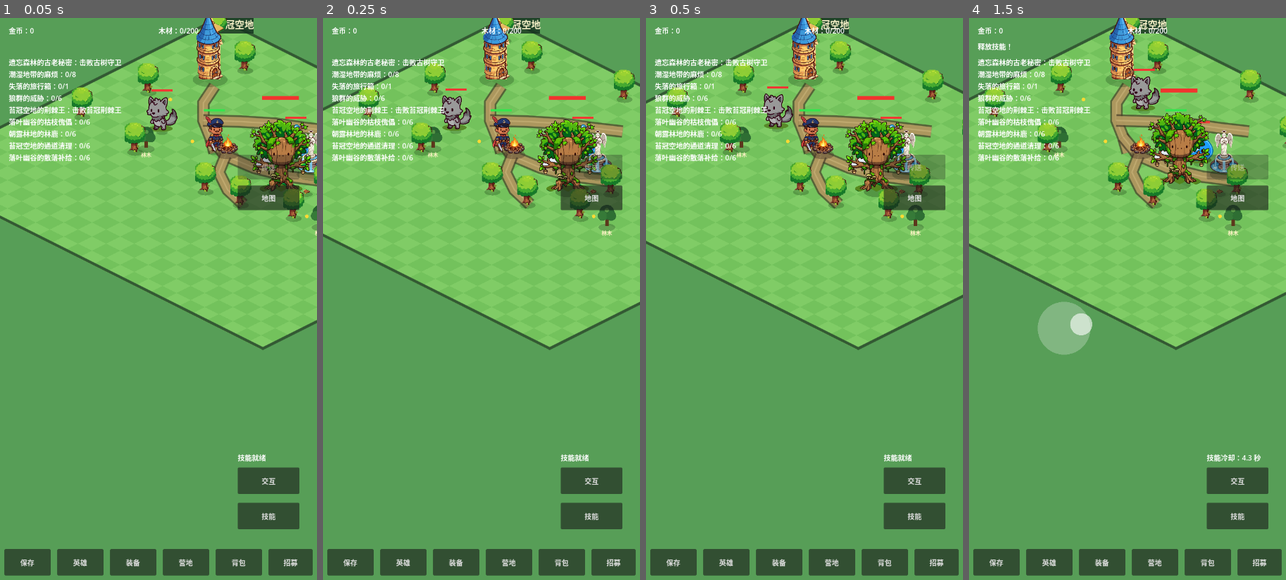
Above: before the commit, frames 1-4 (left to right).
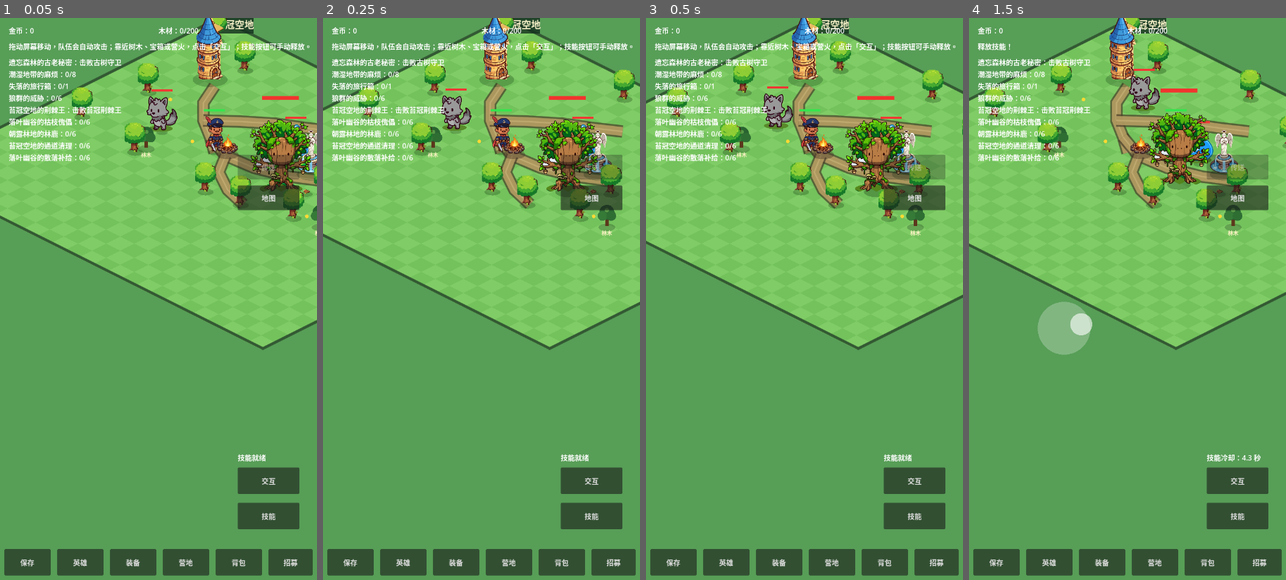
Above: after the commit, the same moments.

Repository: oneyi53/game
Game: Godot game, scene res://scenes/main.tscn
Same seed, same stepped clock (60 frames per second), same inputs: the game is played once before the commit and once after it.
Inputs (mouse positions are in pixels of both pictures, inside the frame that each line leads up to):
- Up to frame 1 (0.05 s): no input
- Up to frame 2 (0.25 s): no input
- Up to frame 3 (0.5 s): no input
- Up to frame 4 (1.5 s): tap Enter at 0.5 s; move the mouse to (1197, 270) at 0.52 s; hold Right (ui_right) 0.53-1.25 s; tap E at 0.6 s; click (1197, 270) at 0.67 s; tap Space at 0.77 s; drag from (1064, 327) to (1263, 282) at 1.27 s

The runs differ from the first frame. In frame 1, 0.7% of the frame differs, in the area x 2-98%, y 4-6%; in frame 2, 0.7%; in frame 3, 0.7%; in frame 4, nothing differs.

Commit message:
feat: add first-session controls hint and protect full resource cap

Diff:
--- a/scripts/core/main.gd
+++ b/scripts/core/main.gd
@@ -327,6 +327,8 @@
         # SaveManager preserves the previous valid save as backup before
         # replacing it with the map-local format.
         _save_game()
+    if not had_save:
+        hud.show_message("拖动屏幕移动，队伍会自动攻击；靠近树木、宝箱或营火，点击「交互」；技能按钮可手动释放。")
 
 func _spawn_heroes(save_data: Dictionary) -> void:
     # Only active formation members spawn. The first slot is the
@@ -784,6 +786,9 @@
     if nearest_node == null:
         hud.show_message("靠近树木后，点击交互按钮采集木材")
         return
+    if wood >= wood_cap:
+        hud.show_message("木材已满，先到营地使用木材")
+        return
     var amount: int = nearest_node.harvest()
     if amount <= 0:
         hud.show_message("这里已经采集过了")
